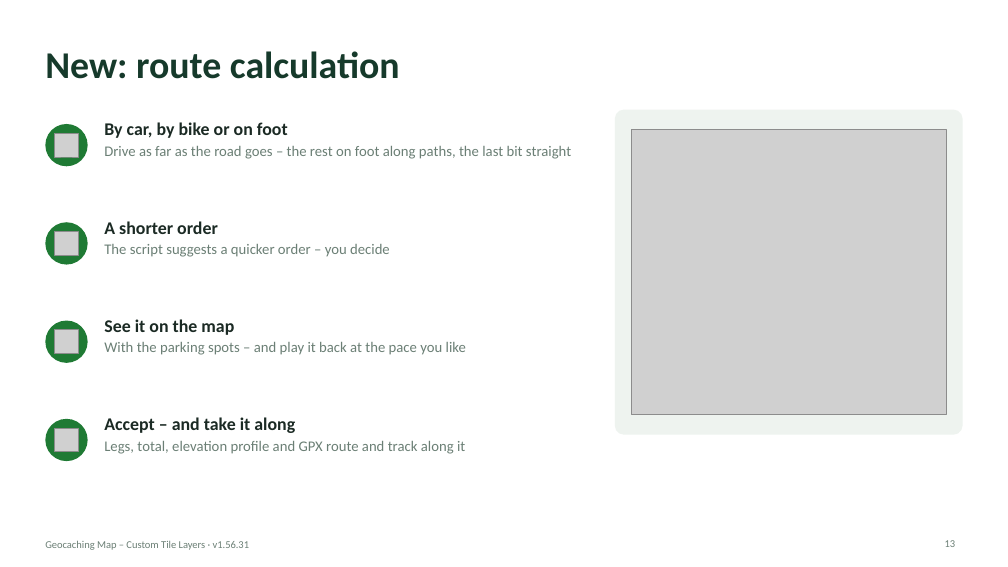
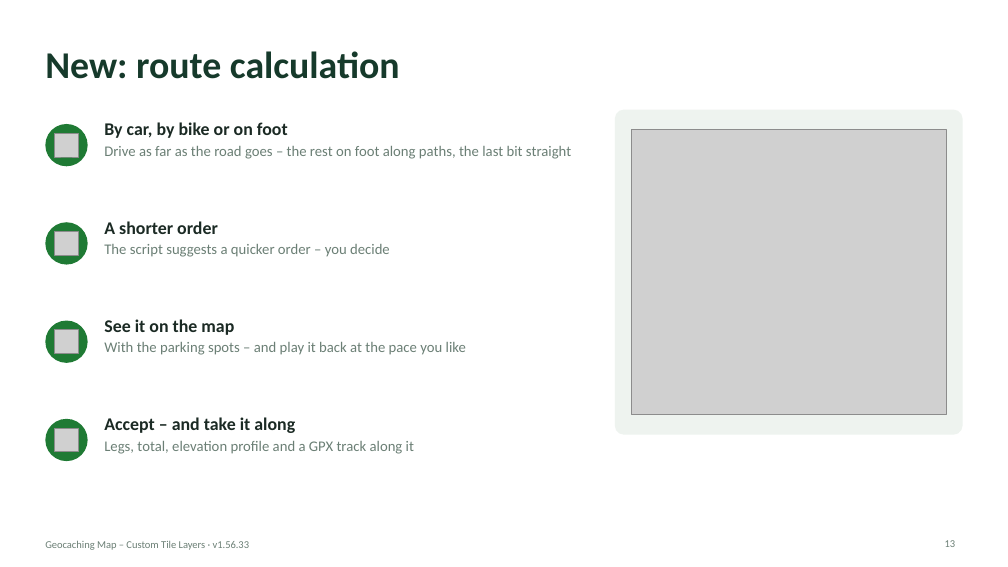
Before and after one commit to knutos/custom-tiles, a slide deck: slide 13 of docs/Geocaching-Map-Custom-Tile-Layers-Presentation.pptx. Drawn at 1008x567 pixels with LibreOffice and Linux fonts; fonts in the diff are those of the drawing; grey boxes stand for pictures. Boxes give left, top, right and bottom in pixels: in the first picture for what was removed or moved away, otherwise in the second. Text is boxed around its words. In the diff, an @@ line names an element or a change of style, - is before the commit and + after.

Commit message:
1.56.33 – GPX: the accepted calculated route only as a track; route and track named with date and time to the second. Route calculation: a mismatch where a drive starts, or a short footway crossing, no longer strands the car. Docs updated.

```diff
--- a/docs/Geocaching-Map-Custom-Tile-Layers-Presentation.pptx
+++ b/docs/Geocaching-Map-Custom-Tile-Layers-Presentation.pptx
@@ text at (x1=104, y1=441, x2=414, y2=454): text changed @@
-Legs, total, elevation profile and GPX route and track along it
+Legs, total, elevation profile and a GPX track along it
```
Also in this commit, not shown: 18 other slides changed, 9 other files.
